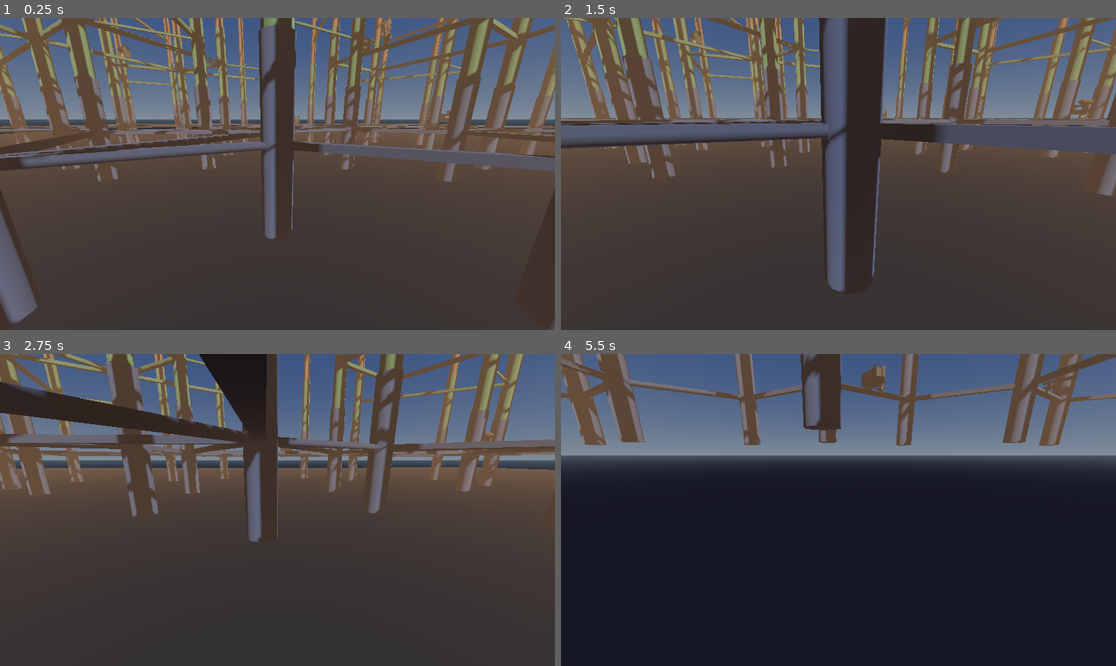
Above: before the commit, frames 1-4 (two rows, left to right).
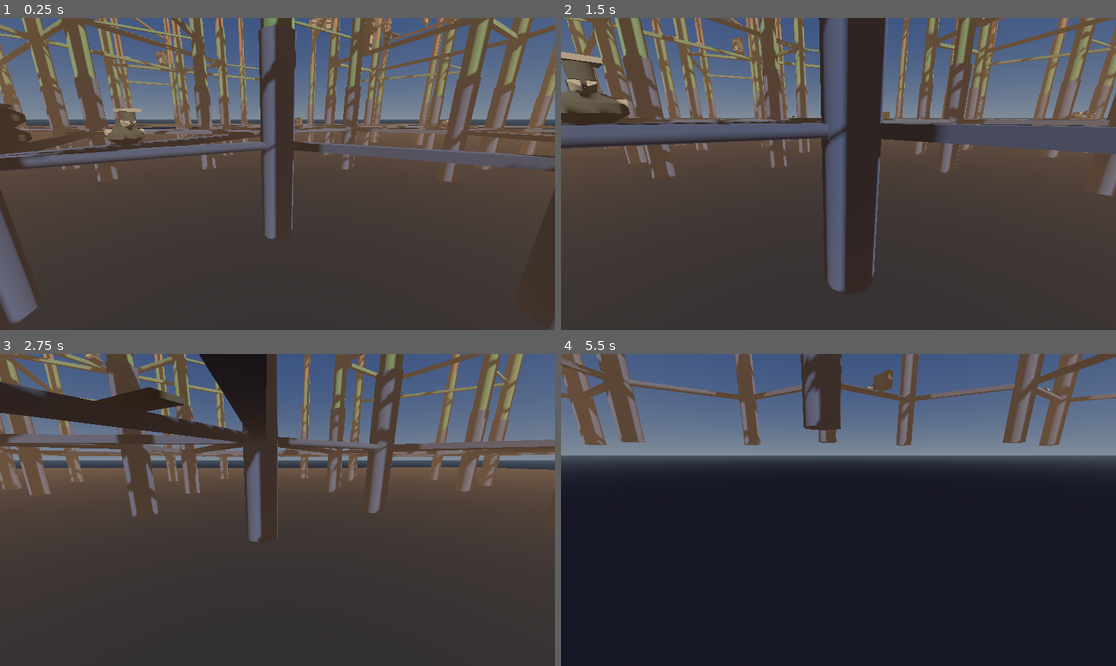
Above: after the commit, the same moments.

Repository: TaxiService/fcar
Game: Godot game, scene res://city/city_test.tscn
The game is run twice, just before and just after one commit, with the same random seed, the same clock (stepped at 60 frames per second) and the same inputs.
Inputs (mouse positions are in pixels of both pictures, inside the frame that each line leads up to):
- Up to frame 1 (0.25 s): no input
- Up to frame 2 (1.5 s): tap Enter at 0.5 s; move the mouse to (866, 174) at 0.52 s; hold C (crouch) 0.53-1.28 s; hold W (forward) from 0.53 s (still down); click (866, 174) at 0.67 s; tap Space (jump) at 0.77 s; move the mouse to (810, 174) at 1.27 s; tap T (eject_passengers) at 1.35 s
- Up to frame 3 (2.75 s): keep holding W (forward); tap Space (jump) at 1.52 s; move the mouse to (288, 503) at 2.02 s; tap V (toggle_auto_hover) at 2.1 s
- Up to frame 4 (5.5 s): keep holding W (forward); move the mouse to (832, 516) at 2.77 s; tap Ctrl (toggle_com_compensation) at 2.85 s; click (832, 516) at 2.92 s; tap Space (jump) at 3.02, 3.77, 4.52 s; move the mouse to (877, 513) at 3.52 s; tap R (toggle_ready_for_fares) at 3.6 s; move the mouse to (794, 506) at 4.27 s; tap Alt at 4.35 s; move the mouse to (844, 510) at 5.02 s; hold Shift from 5.03 s (still down); click (844, 510) at 5.17 s

The runs differ from the first frame. In frame 1, 1.9% of the frame differs, in the area x 0-100%, y 0-50%; in frame 2, 2.3%, in the area x 0-97%, y 0-45%; in frame 3, 1.1%; in frame 4, 0.6%.

Commit message:
Add Y-rotation retry for vertical connections to reduce overlap rejects
When placing blocks with vertical connections (pointing up/down), the
generator now tries 4 Y rotations (0, 90, -90, 180 degrees) to find a
non-overlapping placement. This leads to denser, richer buildings.

New debug stat "Rotation retries saved" tracks successful retries.

Co-Authored-By: Claude Opus 4.5 <noreply@anthropic.com>

Diff:
--- a/city/BuildingGenerator.gd
+++ b/city/BuildingGenerator.gd
@@ -28,6 +28,10 @@
 var _no_anchor_rejects: int = 0
 var _size_filter_rejects: int = 0
 var _max_depth_reached: int = 0
+var _rotation_retries: int = 0  # Successful placements after rotation retry
+
+# Y-rotation offsets to try for vertical connections (in radians)
+const VERTICAL_ROTATION_OFFSETS = [0.0, PI / 2.0, -PI / 2.0, PI]
 
 @export_category("Overlap Detection")
 @export var check_overlaps: bool = true  # Enable/disable overlap checking
@@ -49,6 +53,7 @@
 	_no_anchor_rejects = 0
 	_size_filter_rejects = 0
 	_max_depth_reached = 0
+	_rotation_retries = 0
 
 
 # Register external AABBs (e.g., spires) that buildings should not overlap with
@@ -65,6 +70,12 @@
 	print("  No anchor rejects: %d" % _no_anchor_rejects)
 	print("  Size filter rejects: %d" % _size_filter_rejects)
 	print("  Max depth (%d) reached: %d times" % [max_growth_depth, _max_depth_reached])
+	print("  Rotation retries saved: %d" % _rotation_retries)
+
+
+# Check if a direction is mostly vertical (pointing up or down)
+func _is_vertical_direction(dir: Vector3) -> bool:
+	return abs(dir.y) > 0.9
 
 
 func _load_block_library():
@@ -221,21 +232,42 @@
 			return
 
 		# Rotate block to align connection with incoming direction
-		_align_block_to_direction(block_instance, anchor, position, target_dir, base_heading)
-		block_instance.mark_connection_used(anchor)
-
-		# Check for overlaps (unless anchor ignores collision)
+		# For vertical connections, try multiple Y rotations to find non-overlapping placement
+		var is_vertical = _is_vertical_direction(target_dir)
+		var placement_succeeded = false
+		var final_aabb: AABB
+
 		if check_overlaps and not anchor.ignores_collision:
-			var block_aabb = _get_block_aabb(block_instance)
-			if _overlaps_existing(block_aabb):
+			var rotations_to_try = VERTICAL_ROTATION_OFFSETS if is_vertical else [0.0]
+
+			for rot_idx in range(rotations_to_try.size()):
+				var extra_rotation = rotations_to_try[rot_idx]
+				_align_block_to_direction(block_instance, anchor, position, target_dir, base_heading, extra_rotation)
+
+				var block_aabb = _get_block_aabb(block_instance)
+				if not _overlaps_existing(block_aabb):
+					# Found a valid placement
+					placement_succeeded = true
+					final_aabb = block_aabb
+					if rot_idx > 0:
+						_rotation_retries += 1  # Track that rotation retry saved this block
+					break
+
+			if not placement_succeeded:
 				block_instance.queue_free()
 				_blocks_placed -= 1
 				_overlap_rejects += 1
 				return
-			_placed_aabbs.append(block_aabb)
-		elif check_overlaps:
-			# Still track AABB even if we ignored collision for this block
-			_placed_aabbs.append(_get_block_aabb(block_instance))
+
+			_placed_aabbs.append(final_aabb)
+		else:
+			# No overlap check needed, just align normally
+			_align_block_to_direction(block_instance, anchor, position, target_dir, base_heading)
+			if check_overlaps:
+				# Still track AABB even if we ignored collision for this block
+				_placed_aabbs.append(_get_block_aabb(block_instance))
+
+		block_instance.mark_connection_used(anchor)
 
 	# Maybe branch to other connections (only from sockets)
 	var remaining = block_instance.get_available_connections()
@@ -314,7 +346,8 @@
 # Align a block so its connection point is at target_pos facing target_dir
 # Only rotates around Y axis - connection point markers encode their own angles
 # base_heading: For vertical connections, use this as the Y rotation (align with connector)
-func _align_block_to_direction(block: BuildingBlock, conn: ConnectionPoint, target_pos: Vector3, target_dir: Vector3, base_heading: float = 0.0):
+# extra_y_rotation: Additional Y rotation offset (used for rotation retry on vertical connections)
+func _align_block_to_direction(block: BuildingBlock, conn: ConnectionPoint, target_pos: Vector3, target_dir: Vector3, base_heading: float = 0.0, extra_y_rotation: float = 0.0):
 	# target_dir points from parent TOWARD child position (= -direction passed to _grow_from_seed)
 	# Child's connection INWARD direction (cone) should point INTO child = same as target_dir
 	# This ensures child is positioned BEYOND the connection point, not inside parent
@@ -328,10 +361,10 @@
 	if target_horiz.length() > 0.1 and conn_horiz.length() > 0.1:
 		var target_yaw = atan2(target_dir.x, target_dir.z)
 		var conn_yaw = atan2(conn_local_dir.x, conn_local_dir.z)
-		block.rotation.y = target_yaw - conn_yaw
+		block.rotation.y = target_yaw - conn_yaw + extra_y_rotation
 	else:
-		# For vertical connections, use base_heading to align with connector direction
-		block.rotation.y = base_heading
+		# For vertical connections, use base_heading + extra rotation
+		block.rotation.y = base_heading + extra_y_rotation
 
 	# Position block so connection point lands at target_pos
 	var rotated_offset = block.basis * conn.position
--- a/city/CityGenerator.gd
+++ b/city/CityGenerator.gd
@@ -193,7 +193,7 @@
 	# Step 5: Generate buildings on connectors
 	if generate_buildings:
 		_generate_buildings()
-	#	_generate_buildings() # this works in making the city more dense, but
+		_generate_buildings() # this works in making the city more dense, but
 	#	_generate_buildings() # why can't i run this just once instead to get a similar result?
 
 	print("CityGenerator: Done! Generated %d spires, %d edge connections, %d hexagons" % [spire_positions.size(), connector_edges.size(), hex_vertex_lists.size()])
--- a/city/city_test.tscn
+++ b/city/city_test.tscn
@@ -55,9 +55,8 @@
 crosslink_width = 20.0
 crosslink_height = 15.0
 building_seed_spacing = 60.0
-building_seed_probability = 0.2
-building_max_depth = 7
-building_branch_chance = 0.8
+building_max_depth = 5
+building_branch_chance = 0.9
 building_max_total = 1260
 spawn_fcar = false
 fcar_spawn_height = 580.0
